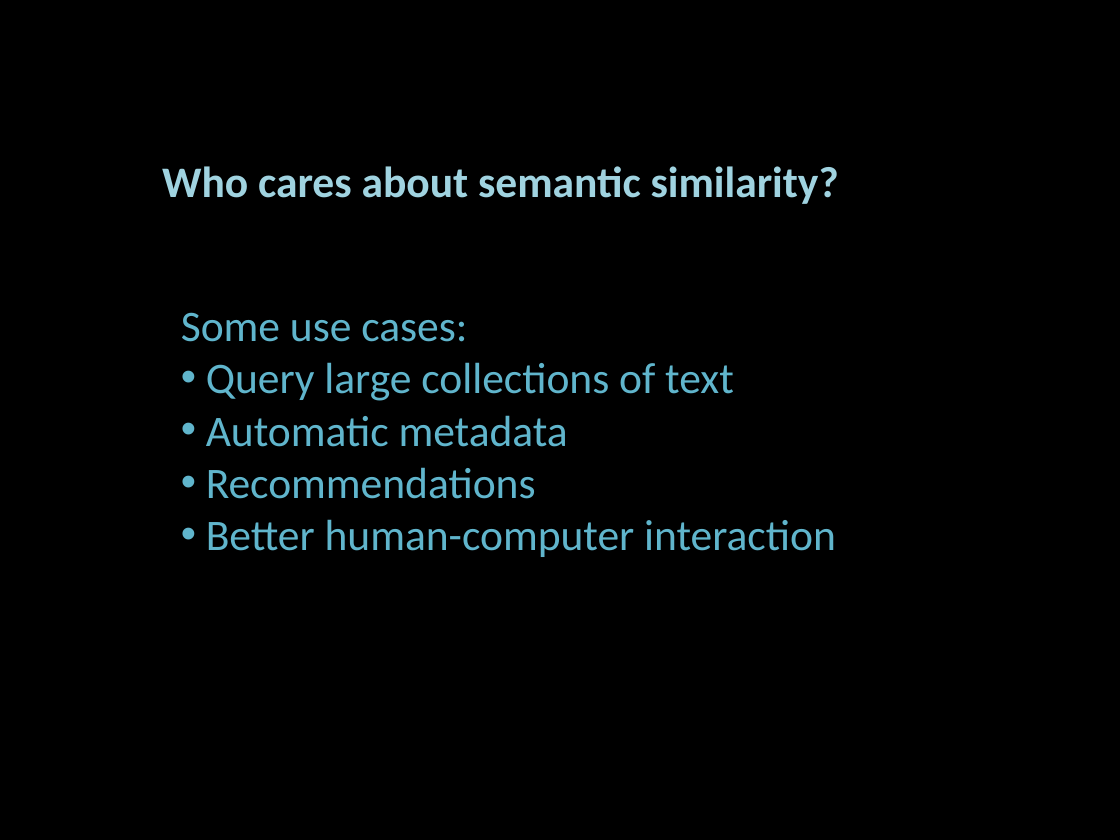
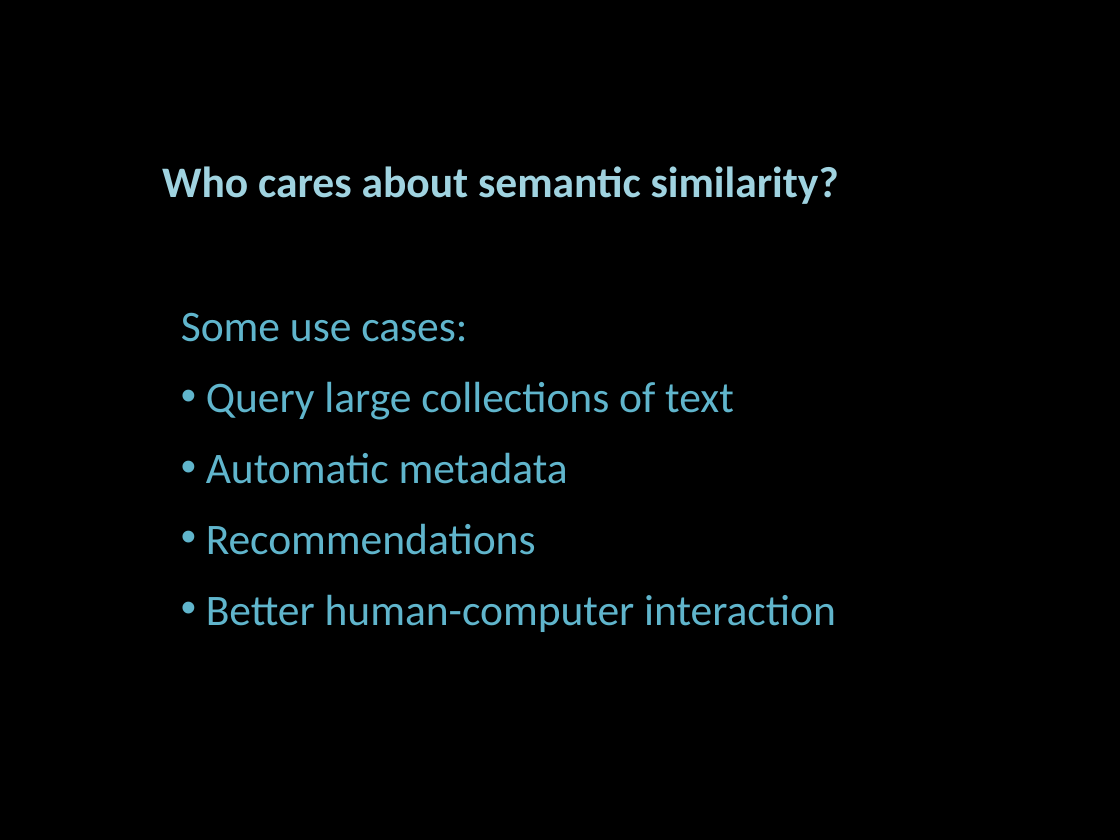
Before and after one commit to sandinmyjoints/gensimtalk, a slide deck: slide 8 of gensim_presentation_wb.pptx. Drawn at 1120x840 pixels with LibreOffice and Linux fonts; fonts in the diff are those of the drawing. Boxes give left, top, right and bottom in pixels: in the first picture for what was removed or moved away, otherwise in the second. Text is boxed around its words. In the diff, an @@ line names an element or a change of style, - is before the commit and + after.

```diff
--- a/gensim_presentation_wb.pptx
+++ b/gensim_presentation_wb.pptx
@@ text "Some use cases:" at (x1=181, y1=312, x2=836, y2=632): more space between paragraphs @@
```
Also in this commit, not shown: 3 other slides changed.
